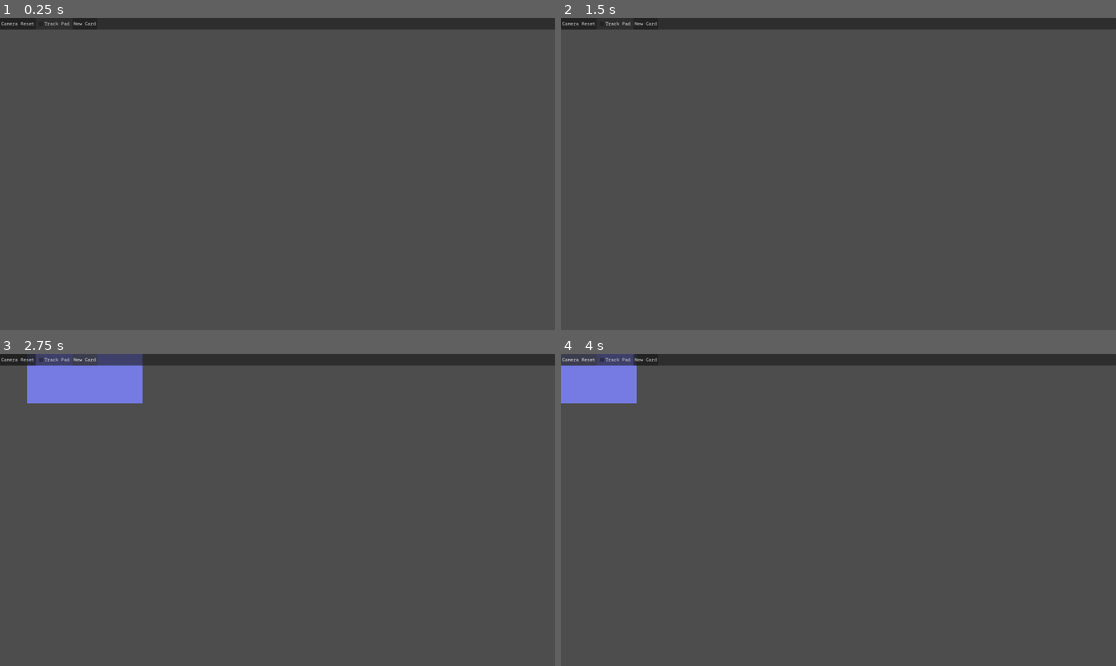
Above: before the commit, frames 1-4 (two rows, left to right).
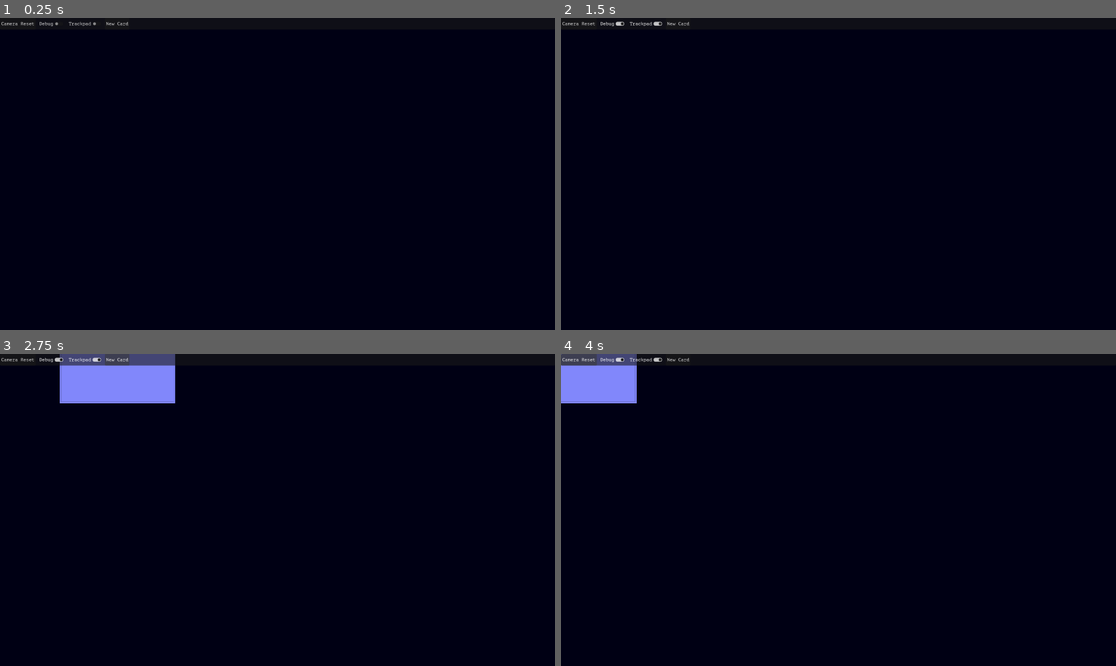
Above: after the commit, the same moments.

Repository: BudgetKvasir/timeline
Game: Godot game, scene res://main.tscn
Same seed, same stepped clock (60 frames per second), same inputs: the game is played once before the commit and once after it.
Inputs (mouse positions are in pixels of both pictures, inside the frame that each line leads up to):
- Up to frame 1 (0.25 s): no input
- Up to frame 2 (1.5 s): click "Track Pad" (after the commit: "Trackpad") at 0.5 s; click (610, 24) at 1.25 s, where only the run after the commit has a clickable "Debug"
- Up to frame 3 (2.75 s): click "New Card" at 2 s
- Up to frame 4 (4 s): click "New Card" at 2.75 s; click "Camera Reset" at 3.5 s

The runs differ from the first frame. In frame 1, 100% of the frame differs, in the area x 0-100%, y 0-100%; in frame 2, 100%; in frame 3, 99%; in frame 4, 99%.

Commit message:
Added a debug toggle switch and anchor points for later line connections on cards. Debug switch toggles visibility of anchor points on cardsand points are updated when the card size changes and calculated based entirely on card size

Diff:
--- /dev/null
+++ b/anchor_overlay.gd
@@ -0,0 +1,29 @@
+extends Panel
+
+var debug: bool = false
+
+# Called when the node enters the scene tree for the first time.
+func _ready() -> void:
+	var debug_toggle = get_tree().root.get_node("/root/Main/MenuHUD/MenuMargin/MenuBar/Buttons/Debug")
+	debug_toggle.toggled.connect(_on_debug_toggled)
+	pass # Replace with function body.
+
+
+# Called every frame. 'delta' is the elapsed time since the previous frame.
+func _process(_delta: float) -> void:
+	pass
+
+
+func _on_debug_toggled(toggled_on: bool):
+	debug = toggled_on
+	queue_redraw()
+	pass
+
+# Draws anchor points if debug is on (if Main.Debug == true)
+func _draw() -> void:
+	if debug:
+		for i in get_parent().anchors.size():
+			draw_circle(get_parent().anchors[i], 4, Color.DARK_CYAN, true, -1.0, true)
+			pass
+		pass
+	pass
--- a/card.gd
+++ b/card.gd
@@ -1,16 +1,24 @@
 extends Control
 
 signal drag(dragging)
-
-# Called when the node enters the scene tree for the first time.
-func _ready() -> void:
-	pass # Replace with function body.
 
 var hovered = false
 var held = false
 var placing = true
 var offset: Vector2
 const DRAG_SPEED = 75.0
+var markers = true
+var anchors: Array
+# Sets the ratio to full x/y dimension that anchors will be at, 0.5 = anchor @ size*0.5
+const ANCHOR_REF: Array = [0, 0.5, 1]
+
+# Called when the node enters the scene tree for the first time.
+func _ready() -> void:
+	for i in range(9):
+		anchors.append(Vector2(0,0))
+	update_anchors()
+
+	pass # Replace with function body.
 
 # Called every frame. 'delta' is the elapsed time since the previous frame.
 func _process(delta: float) -> void:
@@ -25,7 +33,21 @@
 		var weight = 1 - exp(-DRAG_SPEED * delta)
 		position = (position.lerp(mouse_pos, weight))
 		pass
+
 	pass
+
+# update_anchors gets local coordinates for anchor locations,
+# adding the resulting Vector2 for the desired anchor point to the card's
+# position gets you the global position for the anchor point
+func update_anchors() -> void:
+	for i in anchors.size():
+		@warning_ignore("integer_division") # Discarding the decimal is desired
+		anchors[i] = Vector2(size.x*ANCHOR_REF[i%3], size.y*ANCHOR_REF[i/3])
+	#print(anchors)
+	pass
+
+func get_main_debug() -> bool:
+	return get_tree().root.get_node("/root/Main").Debug
 
 func _on_mouse_entered() -> void:
 	hovered = true
@@ -40,10 +62,9 @@
 func _on_gui_input(event: InputEvent) -> void:
 	#print("InputEvent: " + event.as_text())
 	if placing and (event is InputEventMouseButton and event.button_index == MOUSE_BUTTON_LEFT) and event.is_pressed():
-		print("Done placing!")
+		#print("Done placing!")
 		placing = false
 		pass
-
 	if (event is InputEventMouseButton and event.button_index == MOUSE_BUTTON_LEFT) and event.is_pressed() and !placing:
 		held = true
 		offset = get_local_mouse_position().abs() * -1
@@ -55,6 +76,8 @@
 		drag.emit(held and hovered)
 		#print("Released")
 		pass
+	pass # Replace with function body.
 
-
+func _on_resized() -> void:
+	update_anchors()
 	pass # Replace with function body.
--- a/card.tscn
+++ b/card.tscn
@@ -5,6 +5,19 @@
 [ext_resource type="Script" uid="uid://ck5l13fl35dqg" path="res://title.gd" id="3_e484p"]
 [ext_resource type="Texture2D" uid="uid://byvqqpjtuw1cr" path="res://theme/EditIcon32x32.png" id="3_q5obu"]
 [ext_resource type="Script" uid="uid://b547pjdwwuw4j" path="res://content.gd" id="5_fpac0"]
+[ext_resource type="Script" uid="uid://bcnmu3ho6vjux" path="res://anchor_overlay.gd" id="6_1i5pp"]
+
+[sub_resource type="StyleBoxFlat" id="StyleBoxFlat_if47m"]
+bg_color = Color(0.6, 0.6, 0.6, 0)
+border_width_left = 4
+border_width_top = 4
+border_width_right = 4
+border_width_bottom = 4
+border_color = Color(0.58431375, 0.4627451, 1, 0)
+expand_margin_left = 4.0
+expand_margin_top = 4.0
+expand_margin_right = 4.0
+expand_margin_bottom = 4.0
 
 [sub_resource type="StyleBoxFlat" id="StyleBoxFlat_fpac0"]
 content_margin_left = 0.0
@@ -16,13 +29,10 @@
 
 [sub_resource type="StyleBoxFlat" id="StyleBoxFlat_1i5pp"]
 content_margin_left = 4.0
-content_margin_top = 4.0
 content_margin_right = 4.0
-content_margin_bottom = 4.0
 bg_color = Color(0.1, 0.1, 0.1, 0.6)
 corner_radius_top_left = 3
 corner_radius_bottom_left = 3
-corner_detail = 5
 
 [sub_resource type="StyleBoxFlat" id="StyleBoxFlat_pjytt"]
 content_margin_left = 4.0
@@ -69,6 +79,8 @@
 corner_radius_bottom_left = 3
 corner_detail = 5
 
+[sub_resource type="StyleBoxEmpty" id="StyleBoxEmpty_fpac0"]
+
 [node name="Card" type="Control" unique_id=1225725845]
 custom_minimum_size = Vector2(400, 300)
 custom_maximum_size = Vector2(400, 500)
@@ -97,26 +109,33 @@
 mouse_filter = 1
 color = Color(0.5058824, 0.5294118, 0.9843137, 1)
 
-[node name="VBoxContainer" type="VBoxContainer" parent="." unique_id=648877216]
+[node name="CardContainer" type="PanelContainer" parent="." unique_id=1381769033]
 layout_mode = 1
 anchors_preset = 15
 anchor_right = 1.0
 anchor_bottom = 1.0
 grow_horizontal = 2
 grow_vertical = 2
+mouse_filter = 2
+theme_override_styles/panel = SubResource("StyleBoxFlat_if47m")
+
+[node name="VBoxContainer" type="VBoxContainer" parent="CardContainer" unique_id=648877216]
+layout_mode = 2
 theme_override_constants/separation = 4
 
-[node name="HBoxContainer" type="HBoxContainer" parent="VBoxContainer" unique_id=1059475131]
-layout_mode = 2
-
-[node name="PanelContainer" type="PanelContainer" parent="VBoxContainer/HBoxContainer" unique_id=1741372750]
+[node name="PanelContainer" type="PanelContainer" parent="CardContainer/VBoxContainer" unique_id=1741372750]
 layout_mode = 2
 size_flags_horizontal = 3
 mouse_filter = 1
 theme_override_styles/panel = SubResource("StyleBoxFlat_fpac0")
 
-[node name="Title" type="LineEdit" parent="VBoxContainer/HBoxContainer/PanelContainer" unique_id=1068281018]
+[node name="HBoxContainer" type="HBoxContainer" parent="CardContainer/VBoxContainer/PanelContainer" unique_id=1059475131]
 layout_mode = 2
+
+[node name="Title" type="LineEdit" parent="CardContainer/VBoxContainer/PanelContainer/HBoxContainer" unique_id=1068281018]
+custom_minimum_size = Vector2(100, 0)
+layout_mode = 2
+size_flags_horizontal = 3
 focus_mode = 0
 focus_behavior_recursive = 2
 mouse_filter = 2
@@ -131,7 +150,7 @@
 caret_blink = true
 script = ExtResource("3_e484p")
 
-[node name="EditButton" type="Button" parent="VBoxContainer/HBoxContainer/PanelContainer" unique_id=1501847066]
+[node name="EditButton" type="Button" parent="CardContainer/VBoxContainer/PanelContainer/HBoxContainer" unique_id=1501847066]
 layout_mode = 2
 size_flags_horizontal = 8
 mouse_filter = 1
@@ -143,7 +162,7 @@
 theme_override_styles/focus = SubResource("StyleBoxFlat_ut1v0")
 icon = ExtResource("3_q5obu")
 
-[node name="Content" type="TextEdit" parent="VBoxContainer" unique_id=1093769206]
+[node name="Content" type="TextEdit" parent="CardContainer/VBoxContainer" unique_id=1093769206]
 layout_mode = 2
 size_flags_vertical = 3
 mouse_filter = 1
@@ -153,9 +172,17 @@
 caret_blink = true
 script = ExtResource("5_fpac0")
 
+[node name="AnchorOverlay" type="Panel" parent="." unique_id=367391880]
+layout_mode = 0
+offset_right = 40.0
+offset_bottom = 40.0
+theme_override_styles/panel = SubResource("StyleBoxEmpty_fpac0")
+script = ExtResource("6_1i5pp")
+
 [connection signal="gui_input" from="." to="." method="_on_gui_input"]
 [connection signal="mouse_entered" from="." to="." method="_on_mouse_entered"]
 [connection signal="mouse_exited" from="." to="." method="_on_mouse_exited"]
-[connection signal="text_submitted" from="VBoxContainer/HBoxContainer/PanelContainer/Title" to="VBoxContainer/HBoxContainer/PanelContainer/Title" method="_on_text_submitted"]
-[connection signal="pressed" from="VBoxContainer/HBoxContainer/PanelContainer/EditButton" to="VBoxContainer/HBoxContainer/PanelContainer/Title" method="_on_edit_button_pressed"]
-[connection signal="gui_input" from="VBoxContainer/Content" to="VBoxContainer/Content" method="_on_gui_input"]
+[connection signal="resized" from="." to="." method="_on_resized"]
+[connection signal="text_submitted" from="CardContainer/VBoxContainer/PanelContainer/HBoxContainer/Title" to="CardContainer/VBoxContainer/PanelContainer/HBoxContainer/Title" method="_on_text_submitted"]
+[connection signal="pressed" from="CardContainer/VBoxContainer/PanelContainer/HBoxContainer/EditButton" to="CardContainer/VBoxContainer/PanelContainer/HBoxContainer/Title" method="_on_edit_button_pressed"]
+[connection signal="gui_input" from="CardContainer/VBoxContainer/Content" to="CardContainer/VBoxContainer/Content" method="_on_gui_input"]
--- a/main.gd
+++ b/main.gd
@@ -1,9 +1,11 @@
 extends Node
 
 @export var Card: PackedScene
+@export var Debug: bool = false
 
 # Called when the node enters the scene tree for the first time.
 func _ready() -> void:
+	$MenuHUD/MenuMargin/MenuBar/Buttons/Debug.button_pressed = Debug
 	pass # Replace with function body.
 
 
@@ -17,3 +19,8 @@
 	add_child(card)
 	card.drag.connect($MainCam._on_drag)
 	pass # Replace with function body.
+
+
+func _on_debug_toggled(toggled_on: bool) -> void:
+	Debug = toggled_on
+	pass # Replace with function body.
--- a/main.tscn
+++ b/main.tscn
@@ -28,9 +28,13 @@
 layout_mode = 2
 text = "Camera Reset"
 
-[node name="TrackPad" type="CheckBox" parent="MenuHUD/MenuMargin/MenuBar/Buttons" unique_id=1013910652]
+[node name="Debug" type="CheckButton" parent="MenuHUD/MenuMargin/MenuBar/Buttons" unique_id=1925681161]
 layout_mode = 2
-text = "Track Pad"
+text = "Debug"
+
+[node name="TrackPad" type="CheckButton" parent="MenuHUD/MenuMargin/MenuBar/Buttons" unique_id=1171915107]
+layout_mode = 2
+text = "Trackpad"
 
 [node name="AddCard" type="Button" parent="MenuHUD/MenuMargin/MenuBar/Buttons" unique_id=1055497424]
 layout_mode = 2
@@ -43,5 +47,6 @@
 script = ExtResource("1_0xm2m")
 
 [connection signal="pressed" from="MenuHUD/MenuMargin/MenuBar/Buttons/CamPosReset" to="MainCam" method="_on_cam_pos_reset_pressed"]
+[connection signal="toggled" from="MenuHUD/MenuMargin/MenuBar/Buttons/Debug" to="." method="_on_debug_toggled"]
 [connection signal="toggled" from="MenuHUD/MenuMargin/MenuBar/Buttons/TrackPad" to="MainCam" method="_on_track_pad_toggled"]
 [connection signal="button_up" from="MenuHUD/MenuMargin/MenuBar/Buttons/AddCard" to="." method="_on_add_card_button_up"]
--- a/project.godot
+++ b/project.godot
@@ -23,7 +23,7 @@
 
 [editor_plugins]
 
-enabled=PackedStringArray("res://addons/ui_outlines/plugin.cfg")
+enabled=PackedStringArray()
 
 [gui]
 
@@ -81,3 +81,4 @@
 rendering_device/driver.windows="d3d12"
 renderer/rendering_method="gl_compatibility"
 renderer/rendering_method.mobile="gl_compatibility"
+environment/defaults/default_clear_color=Color(0, 0, 0.078431375, 1)
--- a/theme/sharp.tres
+++ b/theme/sharp.tres
@@ -20,7 +20,7 @@
 content_margin_top = 4.0
 content_margin_right = 4.0
 content_margin_bottom = 4.0
-bg_color = Color(0.1, 0.1, 0.1, 0.6)
+bg_color = Color(0.101960786, 0.101960786, 0.101960786, 0)
 border_color = Color(0, 0, 0, 0.6)
 corner_detail = 5
 
@@ -29,7 +29,7 @@
 content_margin_top = 4.0
 content_margin_right = 4.0
 content_margin_bottom = 4.0
-bg_color = Color(0.1, 0.1, 0.1, 0.3)
+bg_color = Color(0.101960786, 0.101960786, 0.101960786, 0)
 border_color = Color(0, 0, 0, 0.3)
 corner_detail = 5
 
@@ -51,8 +51,13 @@
 content_margin_top = 4.0
 content_margin_right = 4.0
 content_margin_bottom = 4.0
-bg_color = Color(0.101960786, 0.101960786, 0.101960786, 0.11372549)
-border_color = Color(0, 0, 0, 0.6)
+bg_color = Color(0.101960786, 0.101960786, 0.101960786, 0.54509807)
+draw_center = false
+border_width_left = 2
+border_width_top = 2
+border_width_right = 2
+border_width_bottom = 2
+border_color = Color(0, 0, 0, 0.20392157)
 corner_detail = 5
 
 [sub_resource type="StyleBoxFlat" id="StyleBoxFlat_vpc0t"]
Not shown, added: anchor_overlay.gd.uid
Not shown, added: export_presets.cfg
